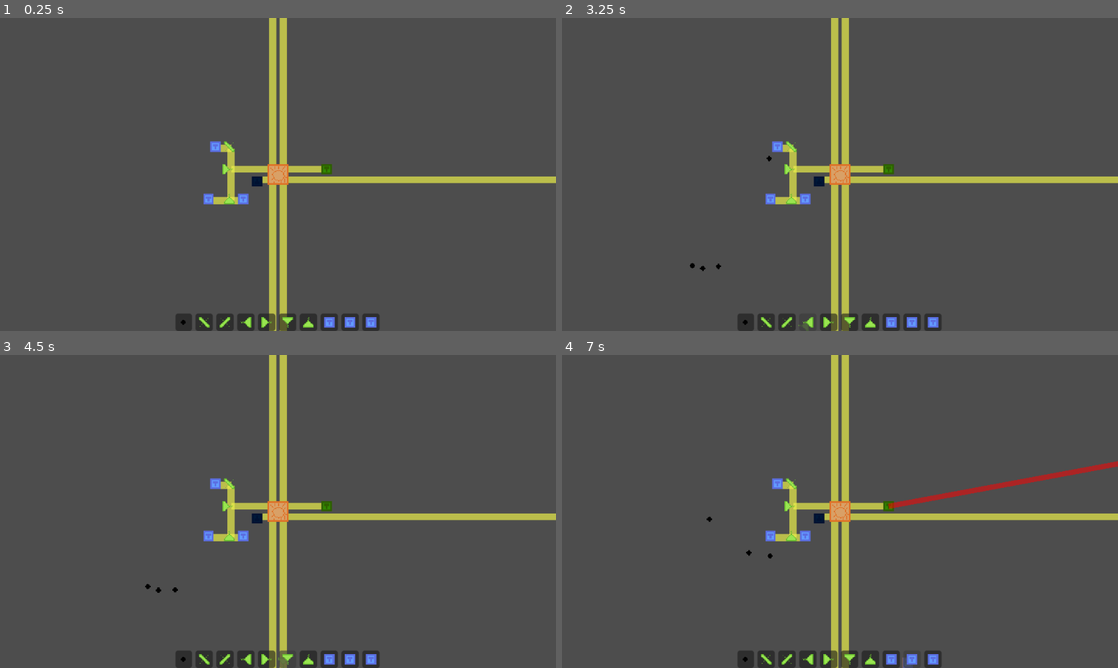
Above: before the commit, frames 1-4 (two rows, left to right).
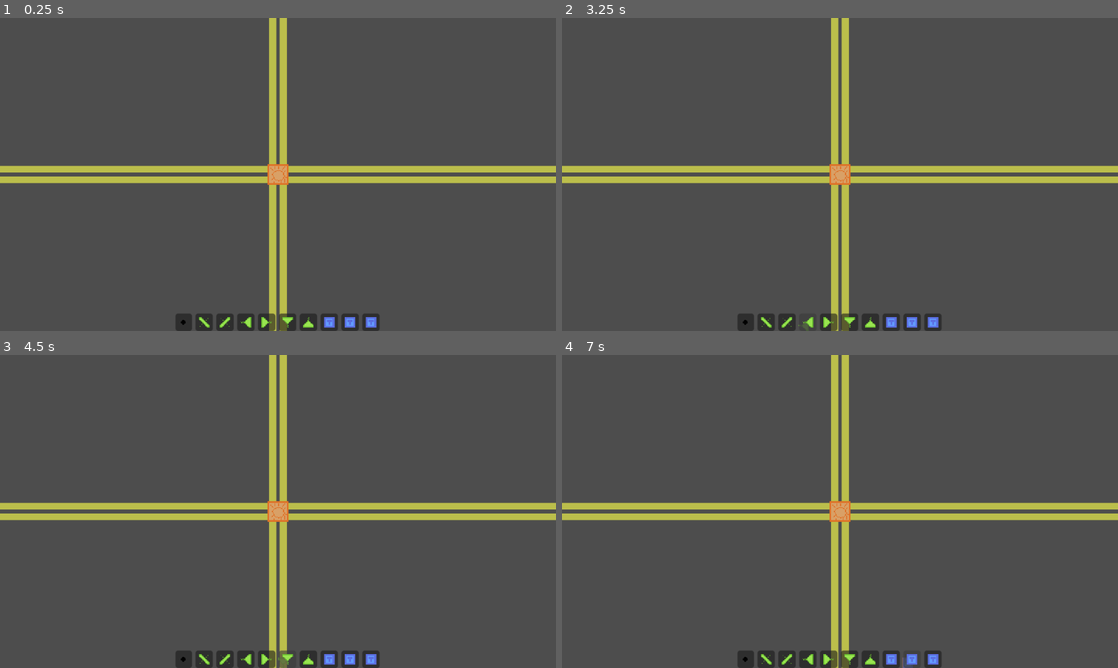
Above: after the commit, the same moments.

Repository: TrueHopolok/gj_solarnight
Game: Godot game, scene res://scenes/main_game_scene/main_game_scene.tscn
Same seed, same stepped clock (60 frames per second), same inputs: the game is played once before the commit and once after it.
Inputs (mouse positions are in pixels of both pictures, inside the frame that each line leads up to):
- Up to frame 1 (0.25 s): no input
- Up to frame 2 (3.25 s): click (745, 321) at 0.5 s; click (767, 321) at 1.27 s; click (784, 321) at 2.02 s; click (806, 321) at 2.77 s
- Up to frame 3 (4.5 s): click (266, 658) at 3.52 s; click (289, 658) at 4.27 s
- Up to frame 4 (7 s): click (867, 658) at 5.02 s; click (890, 658) at 5.77 s; click (912, 658) at 6.52 s

The runs differ from the first frame. In frame 1, 3.4% of the frame differs, in the area x 0-100%, y 39-60%; in frame 2, 3.5%; in frame 3, 3.5%; in frame 4, 4.1%, in the area x 0-100%, y 33-66%.

Commit message:
chore: main scene tidiness

Diff:
--- a/scenes/game_manager/game_manager.gd
+++ b/scenes/game_manager/game_manager.gd
@@ -141,7 +141,7 @@
 const WAVE_MATERIALS: int = 5
 const WAVE_MINIMAL_MATERIALS: int = 10
 
-var _wave_number: int = 20 # important to set as 0, so first wave would be 1
+var _wave_number: int = 0 # important to set as 0, so first wave would be 1
 var _wave_enemy_counter: int
 
 
--- a/scenes/main_game_scene/main_game_scene.tscn
+++ b/scenes/main_game_scene/main_game_scene.tscn
@@ -4,12 +4,6 @@
 [ext_resource type="PackedScene" uid="uid://cpvo88ktvlqb4" path="res://scenes/game_manager/game_manager.tscn" id="2_k1t50"]
 [ext_resource type="PackedScene" uid="uid://dco3bp4wnx0tl" path="res://scenes/building/sun/sun.tscn" id="3_k1t50"]
 [ext_resource type="Script" uid="uid://ca785icsltr3n" path="res://scenes/builder/builder.gd" id="4_0w8pv"]
-[ext_resource type="PackedScene" uid="uid://dym5qbfu5h0e4" path="res://scenes/building/mirror/mirror_dl.tscn" id="5_dw0dr"]
-[ext_resource type="PackedScene" uid="uid://un6w6s3k87c8" path="res://scenes/building/mirror/splitter_r.tscn" id="6_8hmrp"]
-[ext_resource type="PackedScene" uid="uid://bt740y4ks0po" path="res://scenes/building/mirror/splitter_t.tscn" id="9_ev87i"]
-[ext_resource type="PackedScene" uid="uid://ddv7ul50cfopu" path="res://scenes/building/tower/canon.tscn" id="10_gq030"]
-[ext_resource type="PackedScene" uid="uid://b5q0rxrnelrcs" path="res://scenes/building/tower/laser.tscn" id="11_ty5rg"]
-[ext_resource type="PackedScene" uid="uid://qfyraiudtjlh" path="res://scenes/building/tower/mortar.tscn" id="12_gkc0x"]
 [ext_resource type="Texture2D" uid="uid://373jjfq7kqxb" path="res://assets/temperary/tileset.png" id="12_k87rj"]
 
 [sub_resource type="AtlasTexture" id="AtlasTexture_dw0dr"]
@@ -29,31 +23,6 @@
 
 [node name="Sun" parent="." unique_id=1057295584 instance=ExtResource("3_k1t50")]
 
-[node name="Canon" parent="." unique_id=1512153694 instance=ExtResource("10_gq030")]
-position = Vector2(-40, 28)
-
-[node name="Canon2" parent="." unique_id=432604037 instance=ExtResource("10_gq030")]
-position = Vector2(-72, -32)
-
-[node name="Canon3" parent="." unique_id=1678849440 instance=ExtResource("10_gq030")]
-position = Vector2(-80, 28)
-
-[node name="Laser" parent="." unique_id=626864128 instance=ExtResource("11_ty5rg")]
-position = Vector2(56, -6)
-
-[node name="Mortar" parent="." unique_id=1157239026 instance=ExtResource("12_gkc0x")]
-position = Vector2(-24, 8)
-reload_time = 0.1
-
-[node name="SplitterR" parent="." unique_id=604295282 instance=ExtResource("6_8hmrp")]
-position = Vector2(-58, -6)
-
-[node name="MirrorDL" parent="." unique_id=927636601 instance=ExtResource("5_dw0dr")]
-position = Vector2(-56, -32)
-
-[node name="SplitterT" parent="." unique_id=1009355285 instance=ExtResource("9_ev87i")]
-position = Vector2(-56, 28)
-
 [node name="UI" type="CanvasLayer" parent="." unique_id=331024947]
 
 [node name="Hotbar" type="HBoxContainer" parent="UI" unique_id=763721529]
Not shown: 1 places in assets/build_list/build_list.tres that only renumber resources
